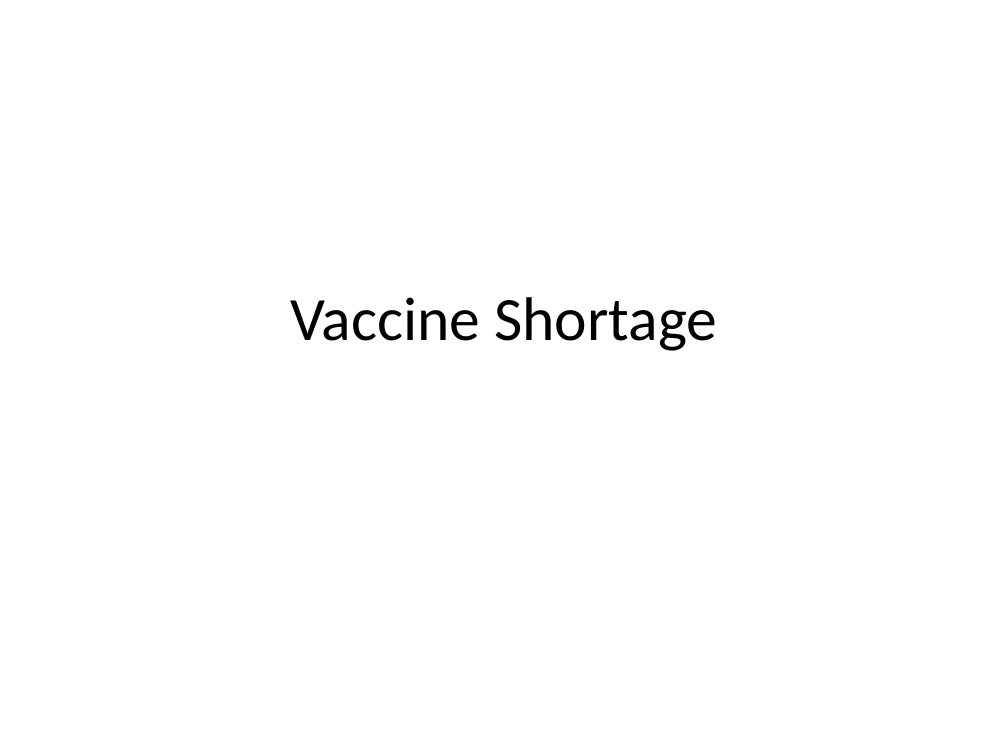
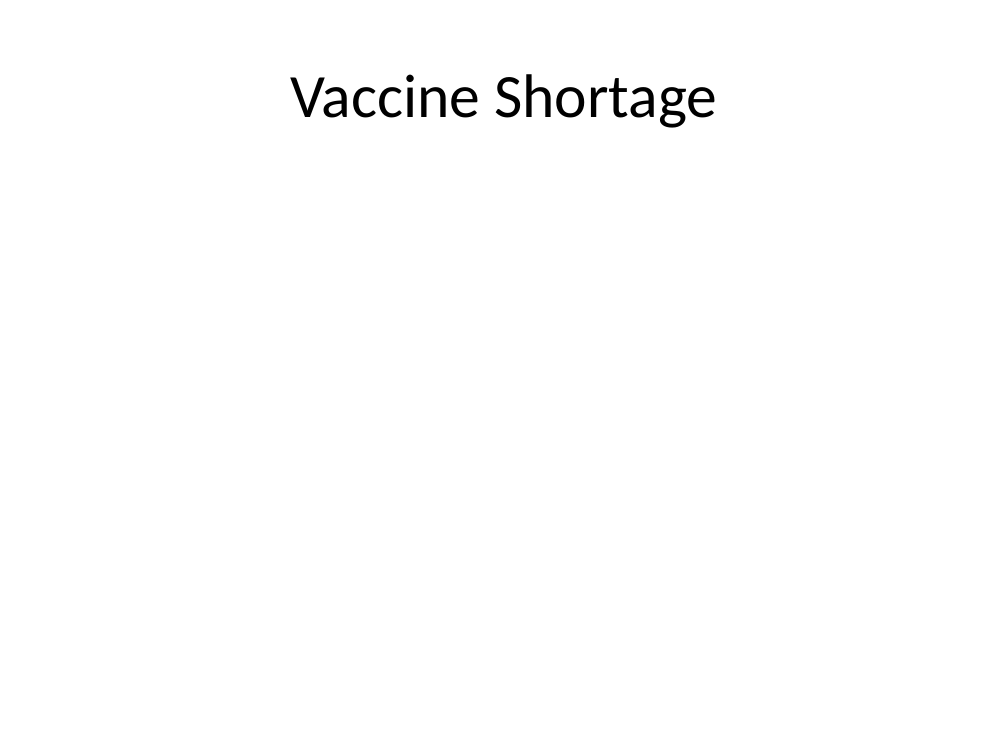
Before and after one commit to saravananselvamani/heathavailability, a slide deck: slide 6 of public/hackathon.pptx (slide 5 before the commit). Drawn at 1008x756 pixels with LibreOffice and Linux fonts; fonts in the diff are those of the drawing. Boxes give left, top, right and bottom in pixels: in the first picture for what was removed or moved away, otherwise in the second. Text is boxed around its words. In the diff, an @@ line names an element or a change of style, - is before the commit and + after.

```diff
--- a/public/hackathon.pptx
+++ b/public/hackathon.pptx
@@ title "Vaccine Shortage" moved from (x1=290, y1=297, x2=717, y2=351) to (x1=290, y1=74, x2=717, y2=128) @@
```
Also in this commit, not shown: 3 other slides changed, 4 slides added, 3 slides removed.
